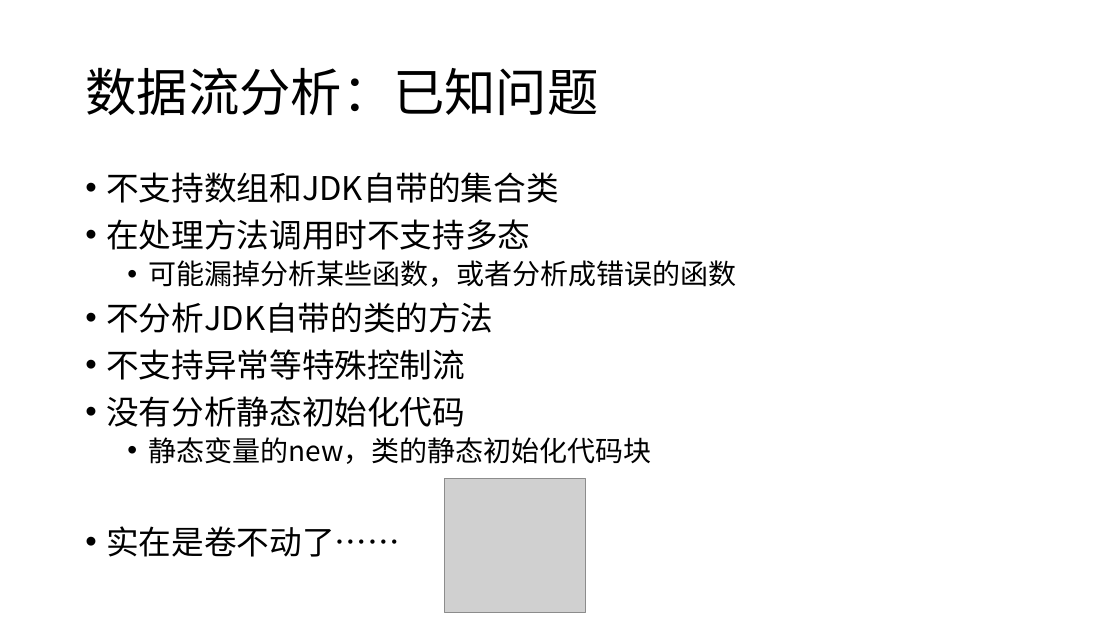
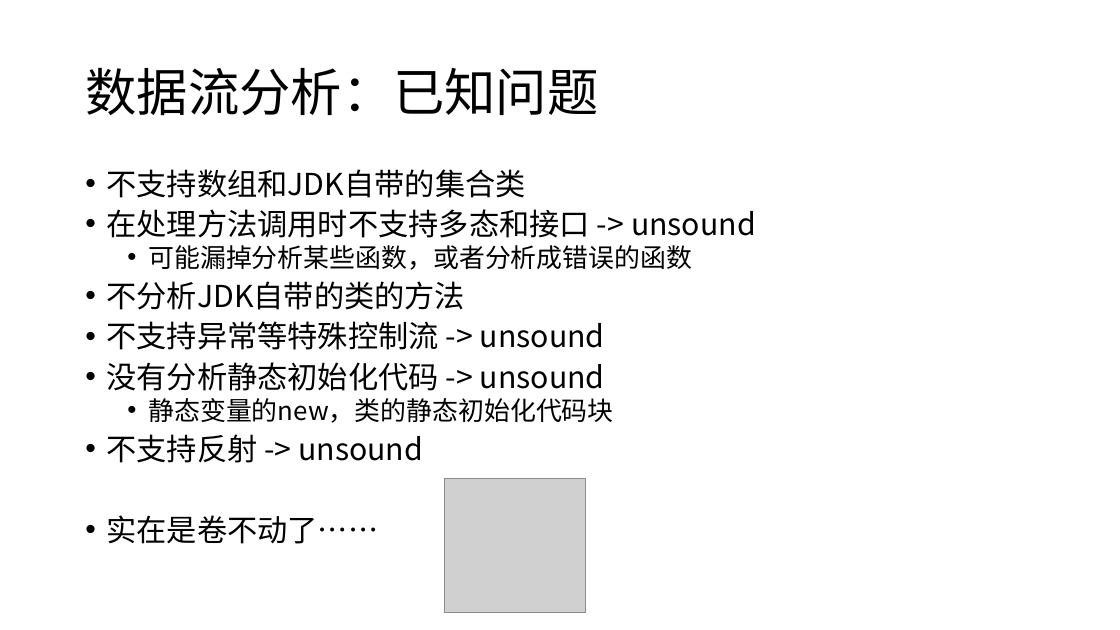
Before and after one commit to hehao98/PointerAnalysis, a slide deck: slide 6 of SLIDES.pptx. Drawn at 1120x630 pixels with LibreOffice and Linux fonts; fonts in the diff are those of the drawing; grey boxes stand for pictures. Boxes give left, top, right and bottom in pixels: in the first picture for what was removed or moved away, otherwise in the second. Text is boxed around its words. In the diff, an @@ line names an element or a change of style, - is before the commit and + after.

```diff
--- a/SLIDES.pptx
+++ b/SLIDES.pptx
@@ text at (x1=106, y1=169, x2=692, y2=544): size 28 to 25.9 pt in "不支持数组和JDK自带的集合类", "不分析JDK自带的类的方法", "实在是卷不动了……"; size 24 to 22.2 pt in "可能漏掉分析某些函数，或者分析成错误的函数", "静态变量的new，类的静态初始化代码块"; line spacing 0.9 to 0.8 @@
@@ text at (x1=106, y1=209, x2=756, y2=238): text changed; size 28 to 25.9 pt @@
-• 在处理方法调用时不支持多态
+• 在处理方法调用时不支持多态和接口 -> unsound
@@ text at (x1=106, y1=321, x2=605, y2=391): text changed; size 28 to 25.9 pt @@
-• 不支持异常等特殊控制流
-• 没有分析静态初始化代码
+• 不支持异常等特殊控制流 -> unsound
+• 没有分析静态初始化代码 -> unsound
@@ text at (x1=106, y1=434, x2=423, y2=463): paragraph added @@
+• 不支持反射 -> unsound
```
Also in this commit, not shown: 1 other slide changed, 1 other file.
